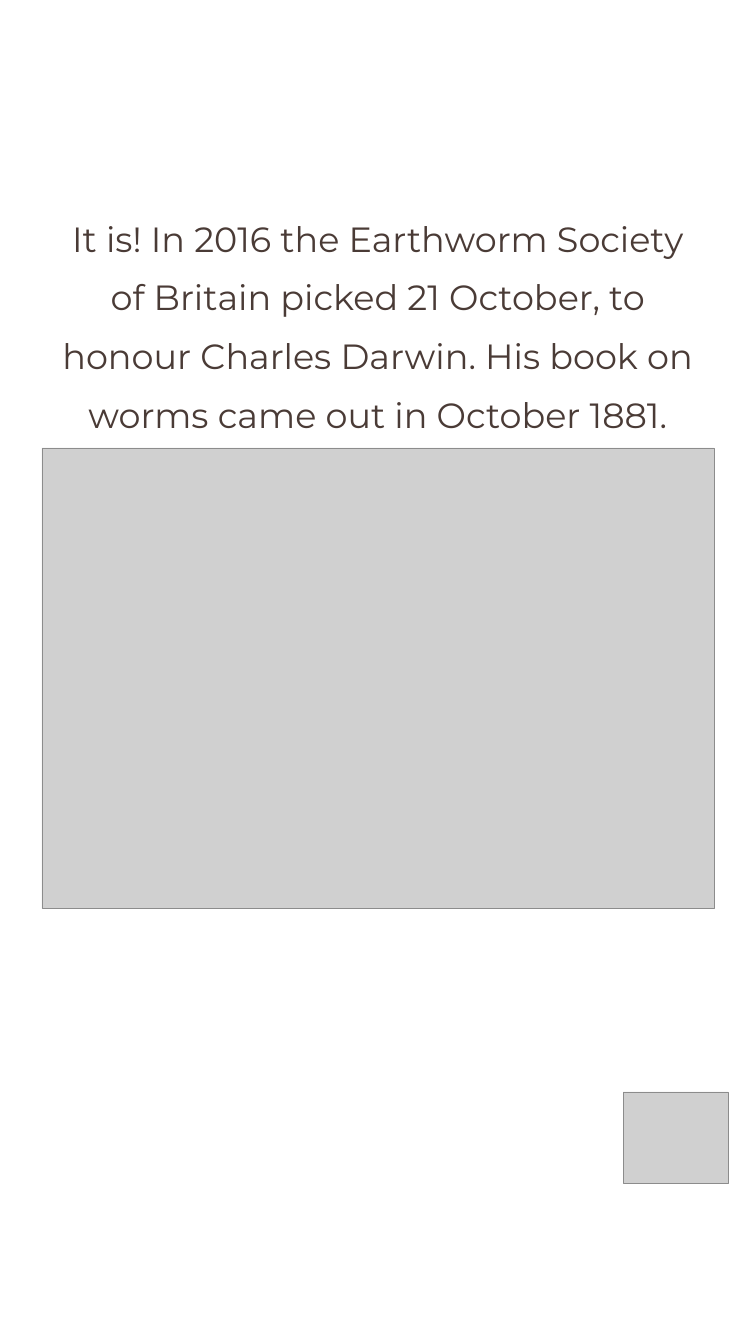
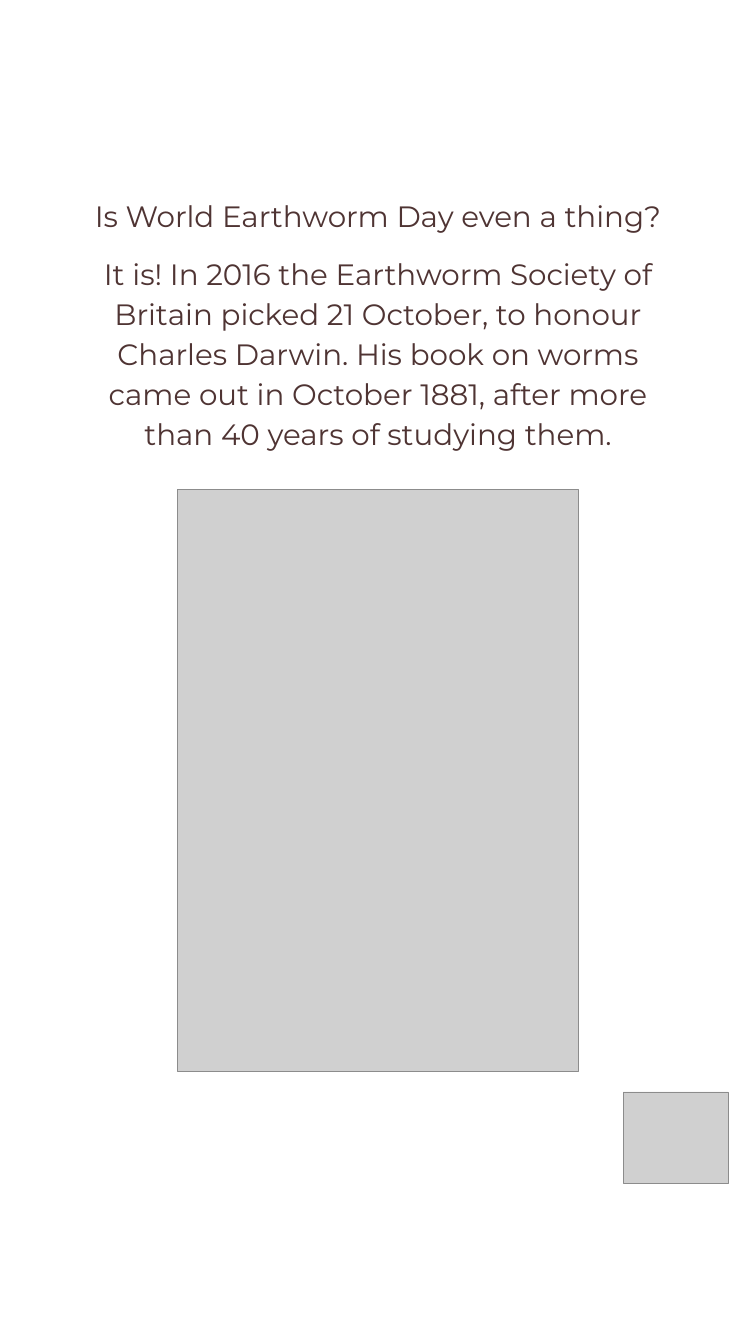
Before and after one commit to linneamoritznyc/final-SFWsite-Linnea, a slide deck: slide 1 of social/earthworm-day-2026-10-21/21-10-2026-wed-ig-story-earthworm.pptx (slide 2 before the commit). Drawn at 756x1344 pixels with LibreOffice and Linux fonts; fonts in the diff are those of the drawing; grey boxes stand for pictures. Boxes give left, top, right and bottom in pixels: in the first picture for what was removed or moved away, otherwise in the second. Text is boxed around its words. In the diff, an @@ line names an element or a change of style, - is before the commit and + after.

```diff
--- a/social/earthworm-day-2026-10-21/21-10-2026-wed-ig-story-earthworm.pptx
+++ b/social/earthworm-day-2026-10-21/21-10-2026-wed-ig-story-earthworm.pptx
@@ text added at (95, 205, 662, 233), 31.5 pt, text #4F3433 @@
+Is World Earthworm Day even a thing?
@@ text at (104, 263, 652, 451): text changed; size 37.5 to 31.5 pt; text colour #4A3B36 to #4F3433 @@
-It is! In 2016 the Earthworm Society
-of Britain picked 21 October, to
-honour Charles Darwin. His book on
-worms came out in October 1881.
+It is! In 2016 the Earthworm Society of
+Britain picked 21 October, to honour
+Charles Darwin. His book on worms
+came out in October 1881, after more
+than 40 years of studying them.
@@ picture removed at (42, 448, 714, 909) @@
@@ picture added at (177, 489, 578, 1071) @@
```
Also in this commit, not shown: 2 other slides changed, 1 slide added, 6 slides removed, 30 other files.
